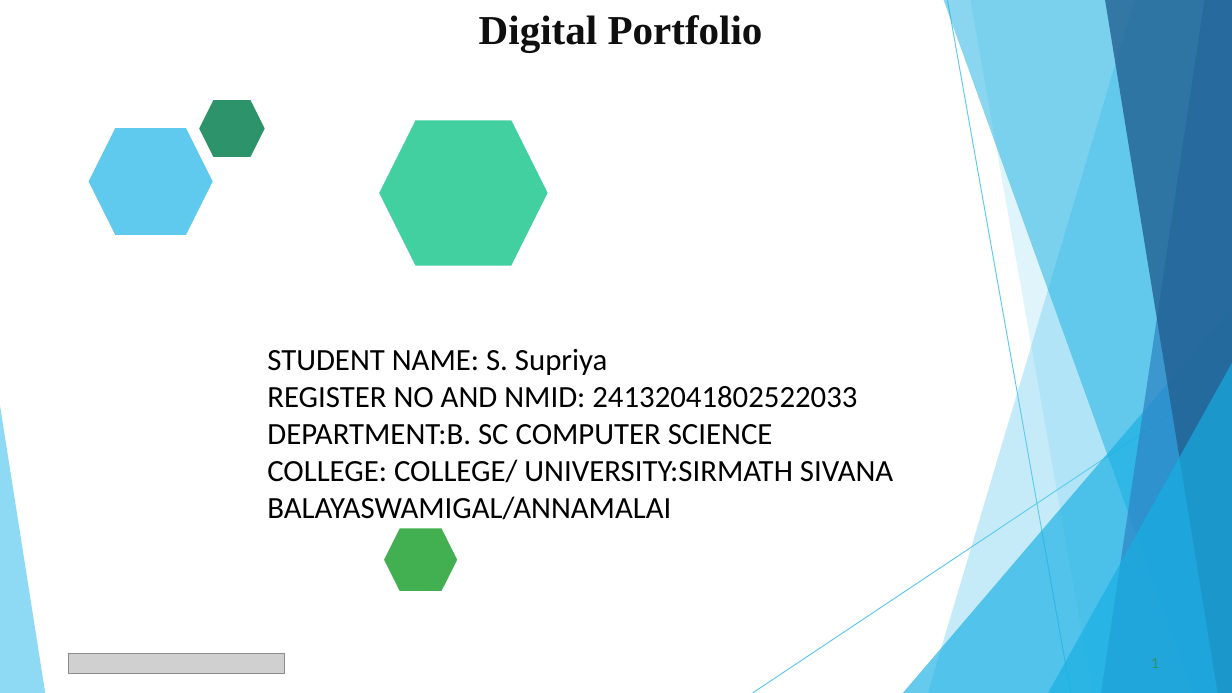
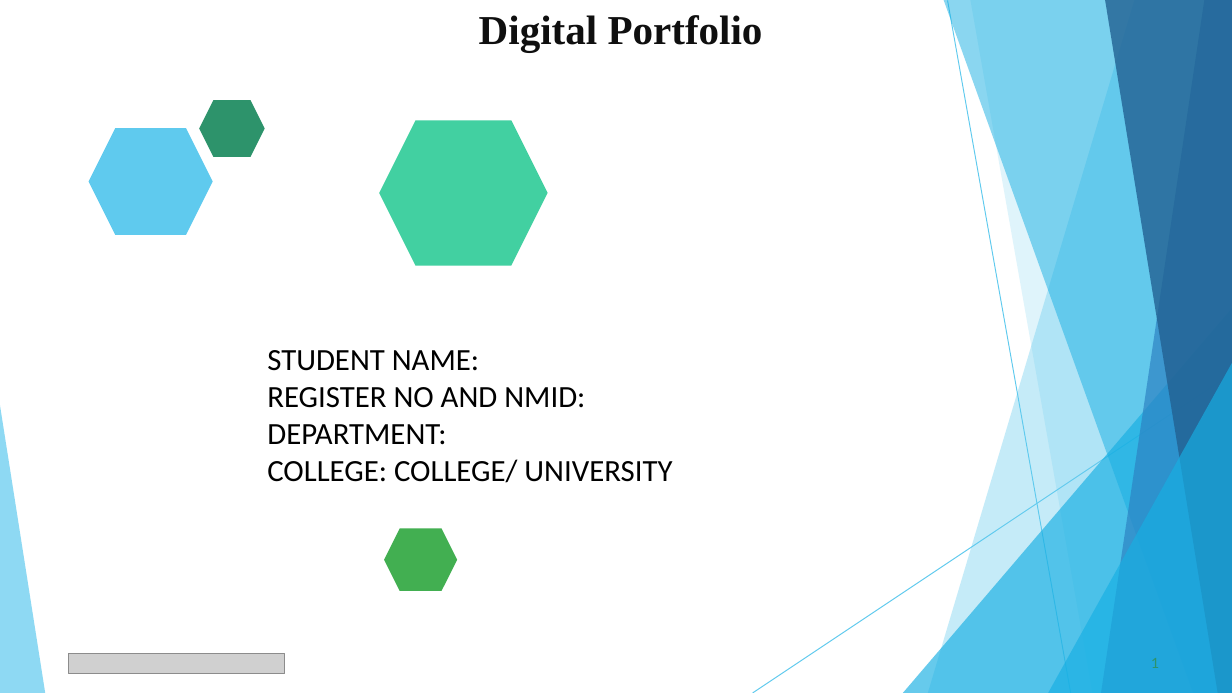
Before and after one commit to supriyasuresh2406-png/Supriya-s, a slide deck: slide 1 of PPT FWD TNSDC 2025 (2).pptx. Drawn at 1232x693 pixels with LibreOffice and Linux fonts; fonts in the diff are those of the drawing; grey boxes stand for pictures. Boxes give left, top, right and bottom in pixels: in the first picture for what was removed or moved away, otherwise in the second. Text is boxed around its words. In the diff, an @@ line names an element or a change of style, - is before the commit and + after.

```diff
--- a/PPT FWD TNSDC 2025 (2).pptx
+++ b/PPT FWD TNSDC 2025 (2).pptx
@@ text at (267, 350, 672, 483): text changed @@
-STUDENT NAME: S. Supriya
-REGISTER NO AND NMID: 24132041802522033
-DEPARTMENT:B. SC COMPUTER SCIENCE
-COLLEGE: COLLEGE/ UNIVERSITY:SIRMATH SIVANA BALAYASWAMIGAL/ANNAMALAI
+STUDENT NAME:
+REGISTER NO AND NMID:
+DEPARTMENT:
+COLLEGE: COLLEGE/ UNIVERSITY
```
Also in this commit, not shown: 7 other slides changed, 3 slides added, 2 slides removed.
